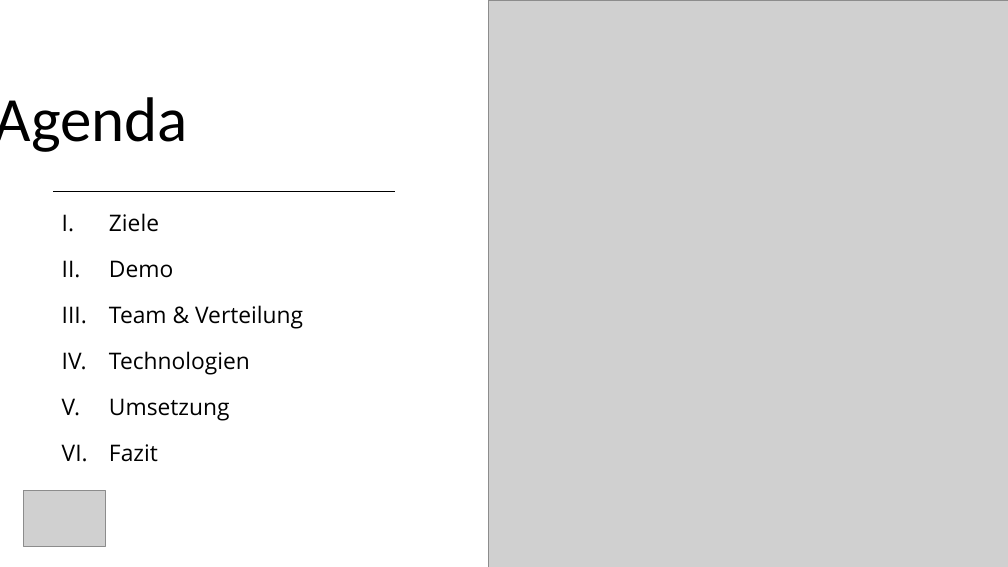
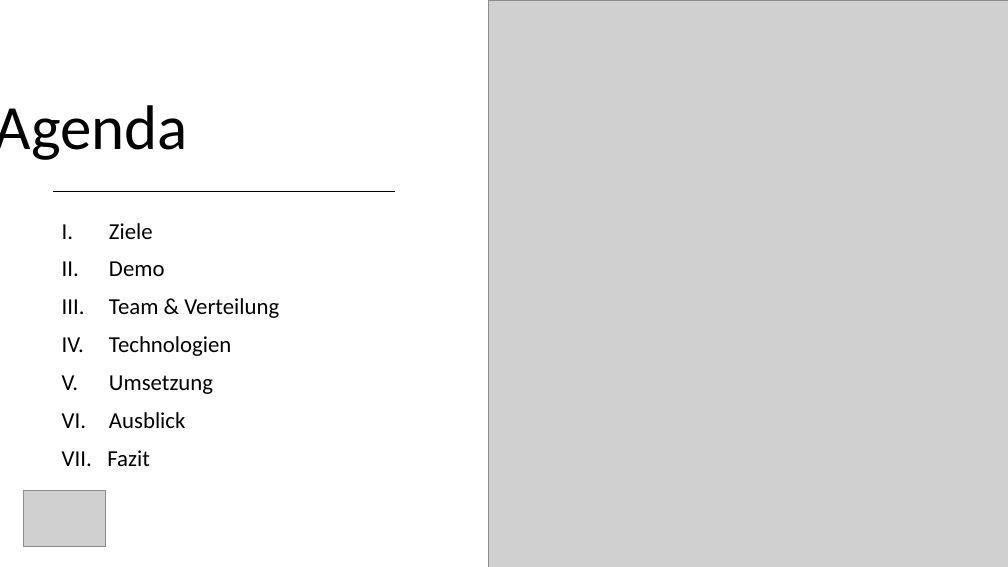
Before and after one commit to ArianMoser/StreamTogether, a slide deck: slide 2 of presentation/StreamTogether.pptx. Drawn at 1008x567 pixels with LibreOffice and Linux fonts; fonts in the diff are those of the drawing; grey boxes stand for pictures. Boxes give left, top, right and bottom in pixels: in the first picture for what was removed or moved away, otherwise in the second. Text is boxed around its words. In the diff, an @@ line names an element or a change of style, - is before the commit and + after.

```diff
--- a/presentation/StreamTogether.pptx
+++ b/presentation/StreamTogether.pptx
@@ title "Agenda": place and size @@
-title "Agenda" at [0, 83, 422, 284]
+title "Agenda" at [0, 91, 422, 292]
@@ text "Ziele": place and size @@
-text "Ziele" at [109, 213, 303, 462]
+text "Ziele" at [62, 223, 279, 466]
@@ text at [109, 223, 279, 394]: font Open Sans to Calibri in "Ziele", "Demo", "Team & Verteilung", "Technologien" and 1 more places; line spacing 1.3 to 1 @@
@@ text at [62, 412, 185, 466]: text changed; font Open Sans to Calibri @@
-VI. Fazit
+VI. Ausblick
+VII. Fazit
```
Also in this commit, not shown: 7 other slides changed, 3 slides added, 1 slide removed, 4 other files.
